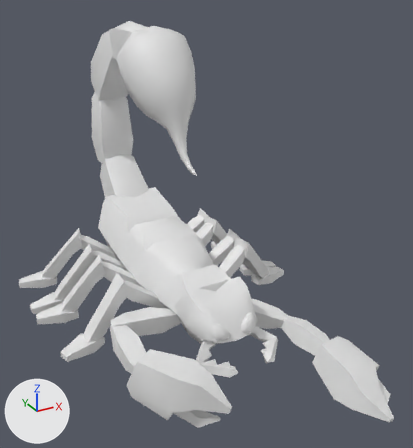
What one commit did to the FBX model Hussy Hicks - I am not a dog/Assets/3 - I Am Not A Dog/Models/Scorpion Room/Scorpion.fbx.
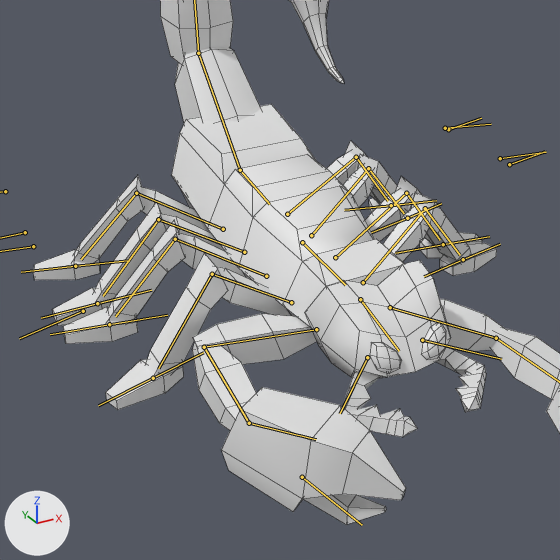
There are two pictures of each version: one whole from a 50 mm camera at (-7.1, -9.42, 8.56) aimed at (0.49, 4.39, 1.65), one close up on the part from 0% to 77% of the width and 29% to 100% of the height. Lighting does not change. The marker at lower left points along +X, +Y and +Z. Both versions are drawn at frame 20 of the action 'Right Snip'; the numbers are the values there. The bones that bend it are drawn over the model as lines in the close-ups. The close-ups show mesh edges as thin lines.

Objects in the first close-up: 'Scorpion'.
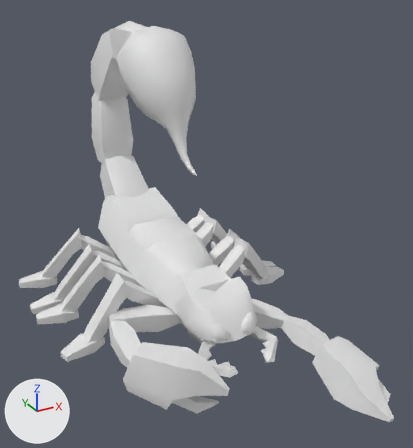
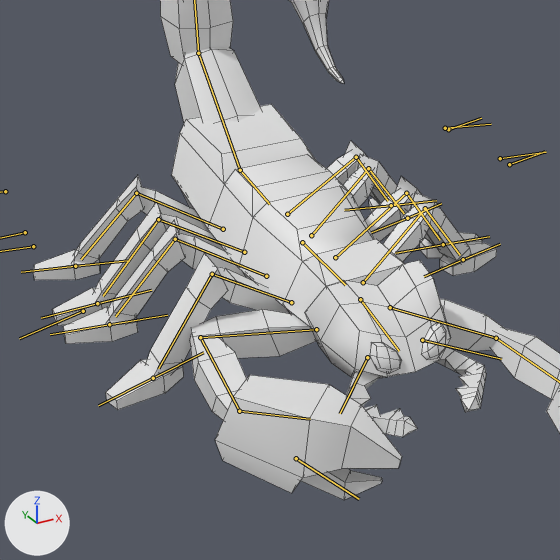
Changed parts and their boxes [x1, y1, x2, y2] in the close-ups (560 x 560 px):
'Scorpion', posed: before [33, 0, 560, 525]; after [33, 0, 560, 500]
bone 'Arm_1_R', root to tip: before (316, 329) to (204, 347); after (316, 329) to (200, 337)
bone 'Arm_2_R', root to tip: before (204, 347) to (249, 423); after (200, 337) to (239, 411)
bone 'Claw_R', root to tip: before (249, 423) to (316, 439); after (239, 411) to (310, 419)

The edits, one by one:
Bone 'Arm_1_R' (bone_arm_1_r) turns from (-6, 0, 0) to (-14, 0, 0) degrees about its own x, y and z.
Bone 'Arm_2_R' (bone_arm_2_r) turns from (93, -18, 7) to (99, -18, 7) degrees about its own x, y and z.
Bone 'Claw_R' (bone_claw_r) turns from (-37, 0, 0) to (-49, 0, 0) degrees about its own x, y and z.
